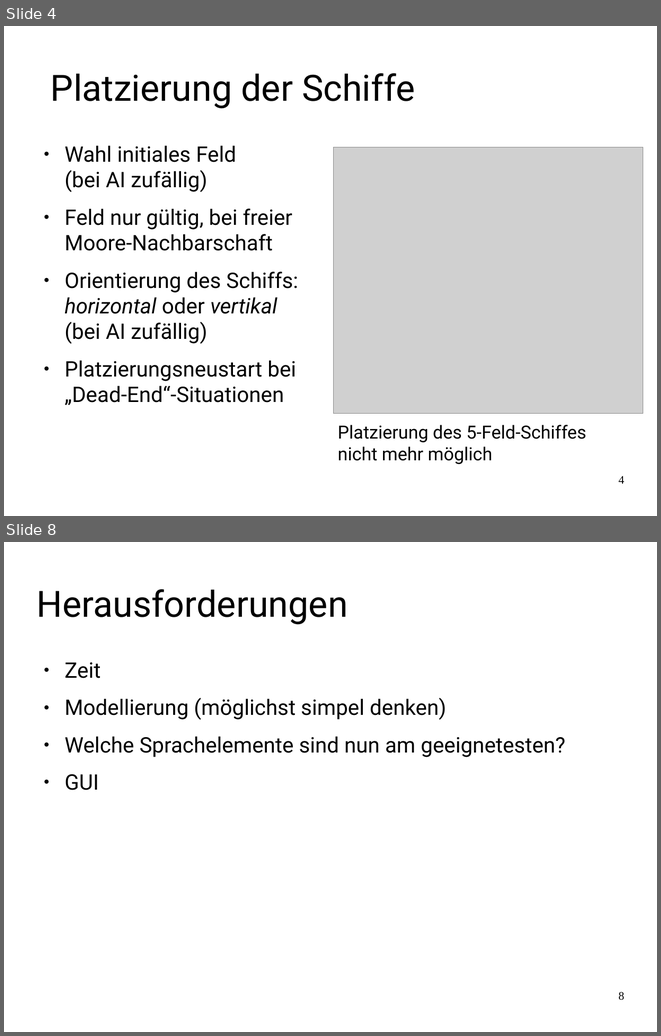
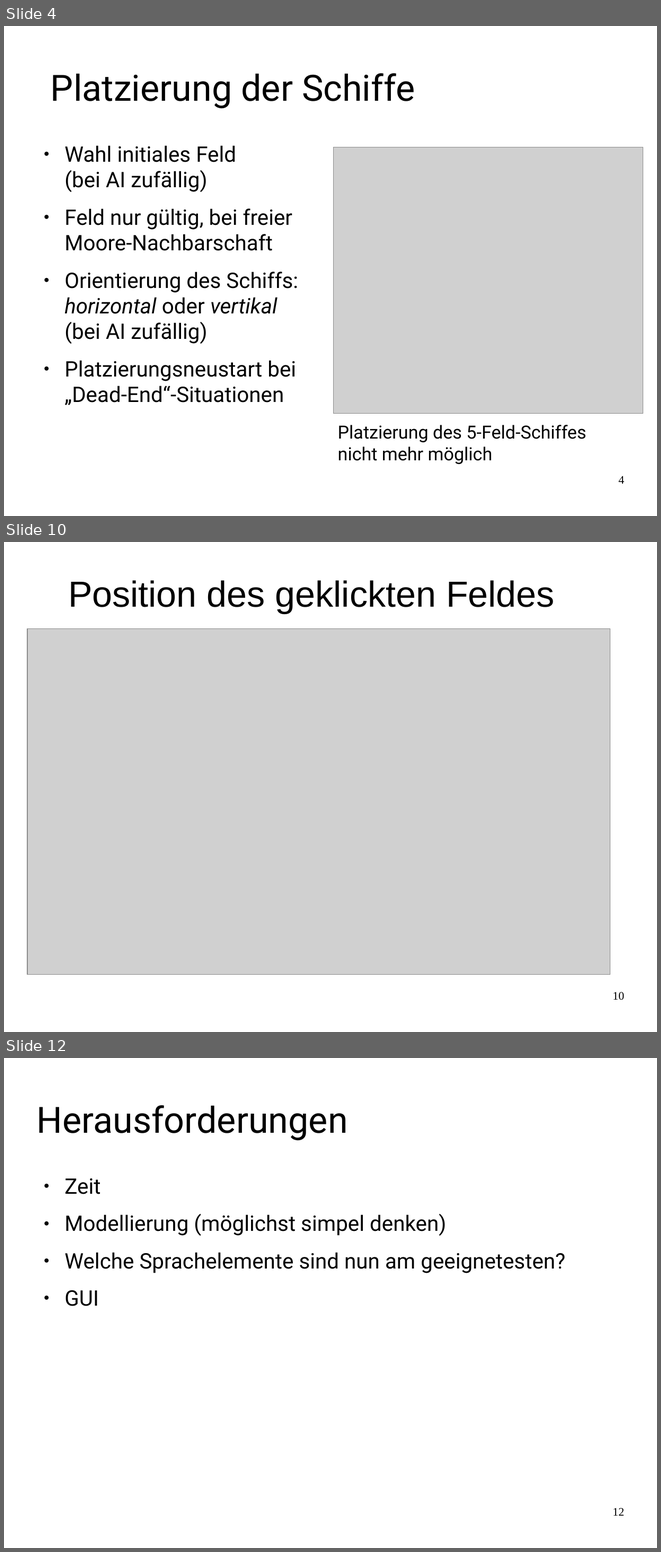
Before and after one commit to FamkeLamberti/battleship-presentation, a slide deck: Abschlusspraesentation_SchiffeVersenken.odp. Shown one above the other, each under a label of ours: slides 4 and 8 before the commit, slides 4, 10 and 12 after it; the slides between them are not shown. The pictures are 661x1036 and 661x1552 pixels, drawn with LibreOffice and Linux fonts; fonts in the diff are those of the drawing; grey boxes stand for pictures. Boxes give left, top, right and bottom in pixels: in the first picture for what was removed or moved away, otherwise in the second. Text is boxed around its words. In the diff, an @@ line names an element or a change of style, - is before the commit and + after.

```diff
--- a/Abschlusspraesentation_SchiffeVersenken.odp
+++ b/Abschlusspraesentation_SchiffeVersenken.odp
@@ slide 10 added at bbox=[4, 542, 657, 1032], background #FFFFFF @@
@@ title added at bbox=[68, 580, 555, 613], 44 pt, text #000000 @@
+Position des geklickten Feldes
@@ picture added at bbox=[27, 628, 610, 974] @@
@@ page number added at bbox=[612, 991, 624, 1000], 14 pt, text #000000 @@
+10
@@ what was slide 8 is now slide 12 @@
@@ page number at bbox=[612, 1507, 624, 1515]: text changed @@
-8
+12
```
Also in this commit, not shown: 3 slides changed, 3 other slides added.
